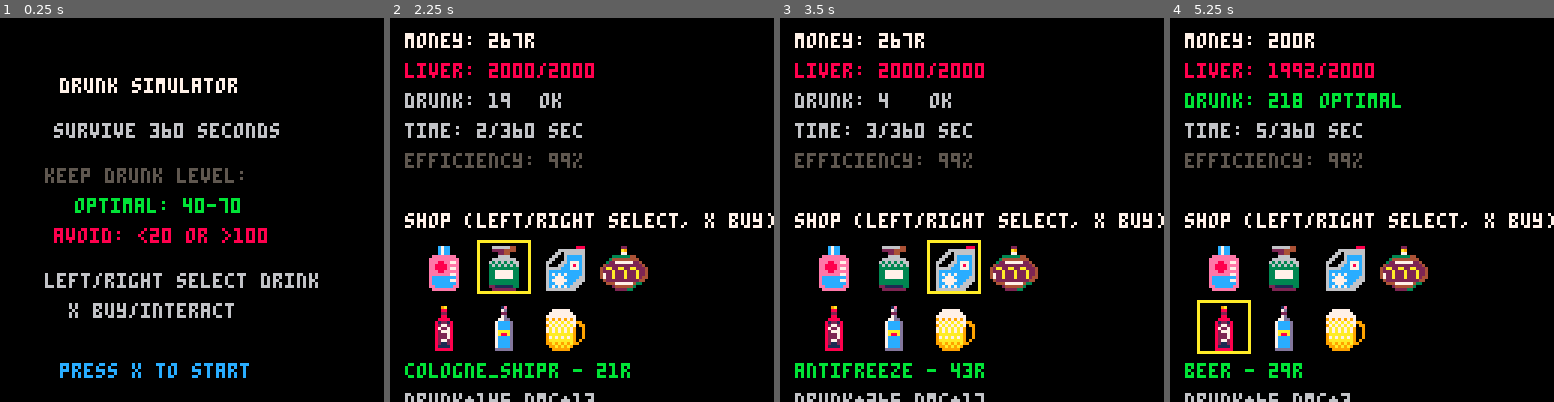
Above: before the commit, frames 1-4 (left to right).
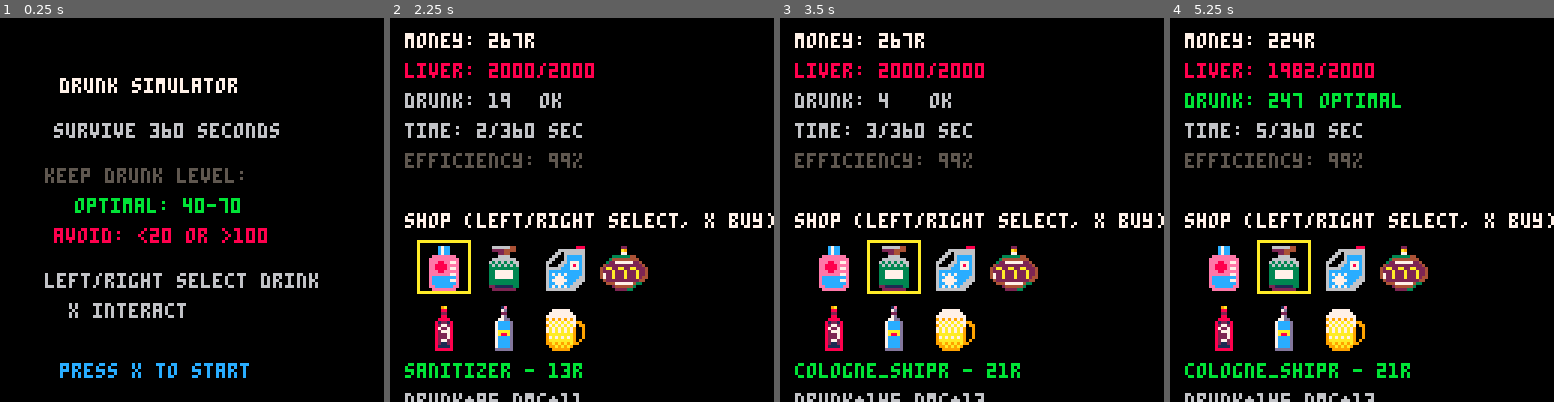
Above: after the commit, the same moments.

Repository: fritzlolpro/picopico
Game: PICO-8 cartridge carts/drunk.p8
The game is run twice, just before and just after one commit, with the same random seed, the same clock (stepped at 60 frames per second) and the same inputs.
Inputs:
- Up to frame 1 (0.25 s): no input
- Up to frame 2 (2.25 s): tap O (Z key) at 0.7, 1.7, 2.1 s; hold Right 1.6-2.1 s; hold Up from 2.15 s (still down)
- Up to frame 3 (3.5 s): release Up at 2.42 s; hold Right 2.47-3.03 s; tap O (Z key) at 2.5, 2.9, 3.3 s; hold Left from 3.08 s (still down)
- Up to frame 4 (5.25 s): release Left at 3.58 s; hold Down 3.63-3.97 s; tap O (Z key) every 0.4 s from 3.7 to 4.9 s; hold Right 4.02-4.68 s; hold Up 4.73-5.03 s; hold Left from 5.08 s (still down)

The runs differ from the first frame. In frame 1, 0.6% of the frame differs, in the area x 24-61%, y 74-79%; in frame 2, 2.0%; in frame 3, 1.8%; in frame 4, 2.1%, in the area x 3-63%, y 3-100%.

Commit message:
controls

Diff:
--- a/carts/drunk.p8
+++ b/carts/drunk.p8
@@ -382,12 +382,15 @@
   -- Drink selection with effects buttons
   local left_pressed = btnp(0)  -- Left
   local right_pressed = btnp(1) -- Right
-  local x_pressed = btnp(4)     -- X - buy drink
+  local up_pressed = btnp(2)    -- Up
+  local bottom_pressed = btnp(3) -- Down
 
   -- Inverted controls
   if inverted_controls_timer > 0 then
     left_pressed = btnp(1)   -- Right becomes Left
     right_pressed = btnp(0)  -- Left becomes Right
+    up_pressed = btnp(3)     -- Down becomes Up
+    bottom_pressed = btnp(2) -- Up becomes Down
   end
 
   -- Chaotic movement - random selection
@@ -404,11 +407,17 @@
     else
       selected_drink_index = min(#drinks, selected_drink_index + 1)
     end
+
   -- Normal controls
   elseif left_pressed then
     selected_drink_index = max(1, selected_drink_index - 1)
   elseif right_pressed then
     selected_drink_index = min(#drinks, selected_drink_index + 1)
+  elseif up_pressed then
+    selected_drink_index = max(1, selected_drink_index - 4)
+  elseif bottom_pressed then
+    selected_drink_index = min(#drinks, selected_drink_index + 4)
+
   end
 
 --   -- Slowmotion - delay between presses
@@ -584,7 +593,7 @@
   print("avoid: <20 or >100", 18, 70, 8)
   print("", 0, 80, 6)
   print("left/right select drink", 15, 85, 6)
-  print("x buy/interact", 23, 95, 6)
+  print("x interact", 23, 95, 6)
   print("", 0, 105, 6)
   print("press x to start", 20, 115, 12)
 end
